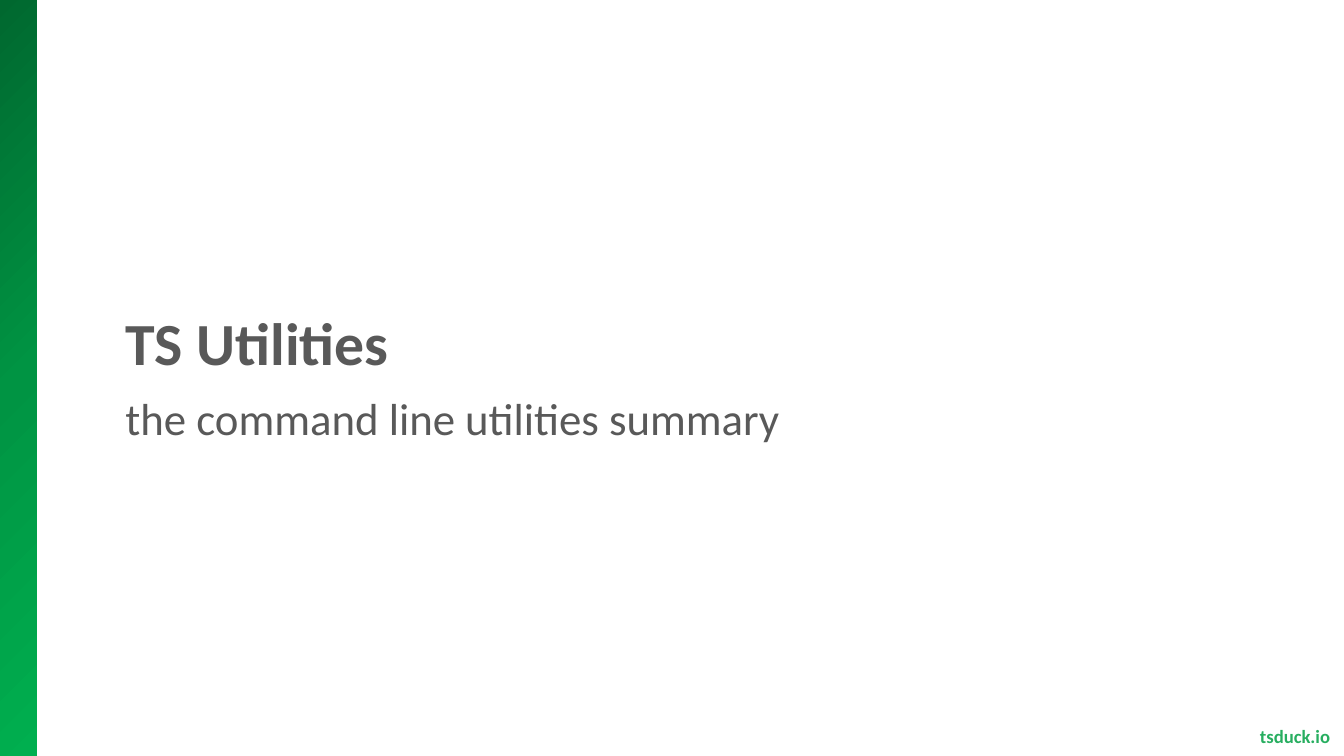
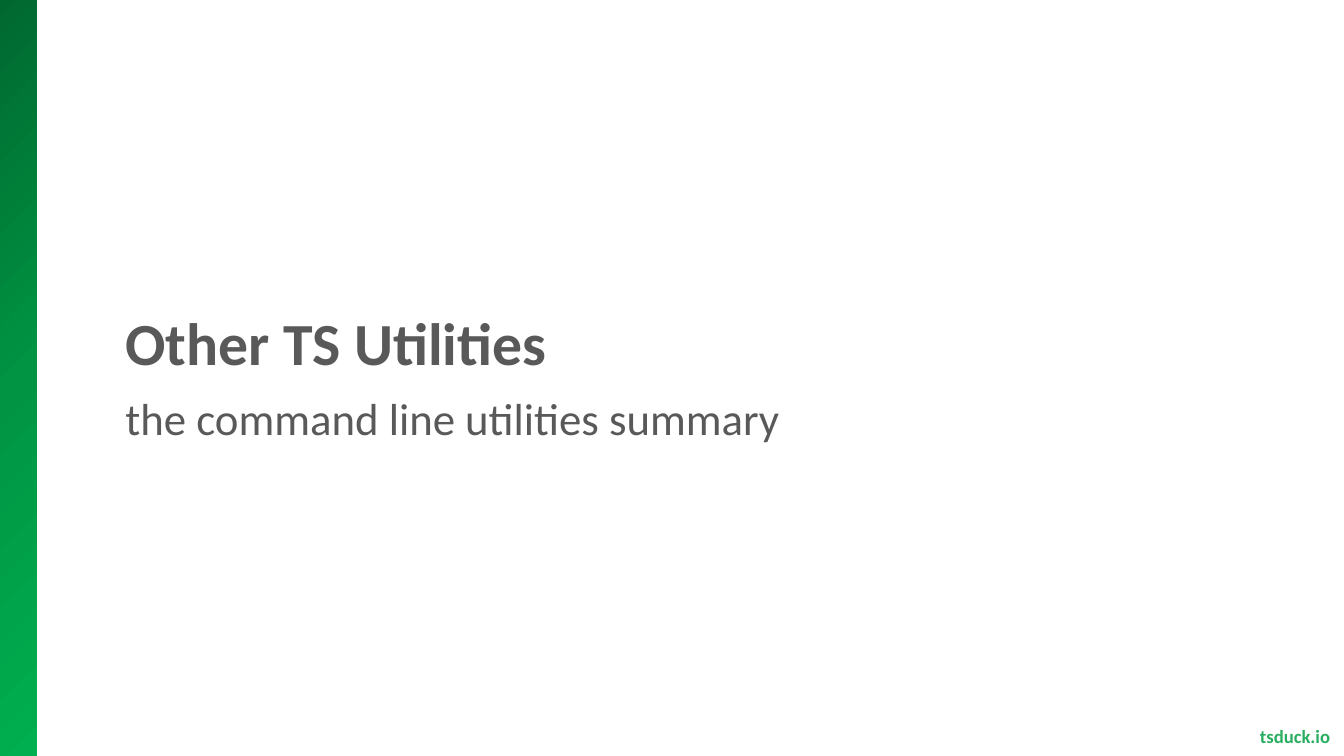
Before and after one commit to tsduck/tsduck, a slide deck: slide 20 of doc/tsduck-presentation.pptx (slide 8 before the commit). Drawn at 1344x756 pixels with LibreOffice and Linux fonts; fonts in the diff are those of the drawing; background and template pictures are left out. Boxes give left, top, right and bottom in pixels: in the first picture for what was removed or moved away, otherwise in the second. Text is boxed around its words. In the diff, an @@ line names an element or a change of style, - is before the commit and + after.

```diff
--- a/doc/tsduck-presentation.pptx
+++ b/doc/tsduck-presentation.pptx
@@ text at [125,323,546,366]: text changed @@
-TS Utilities
+Other TS Utilities
```
Also in this commit, not shown: 6 other slides changed, 1 slide added, 3 other files.
